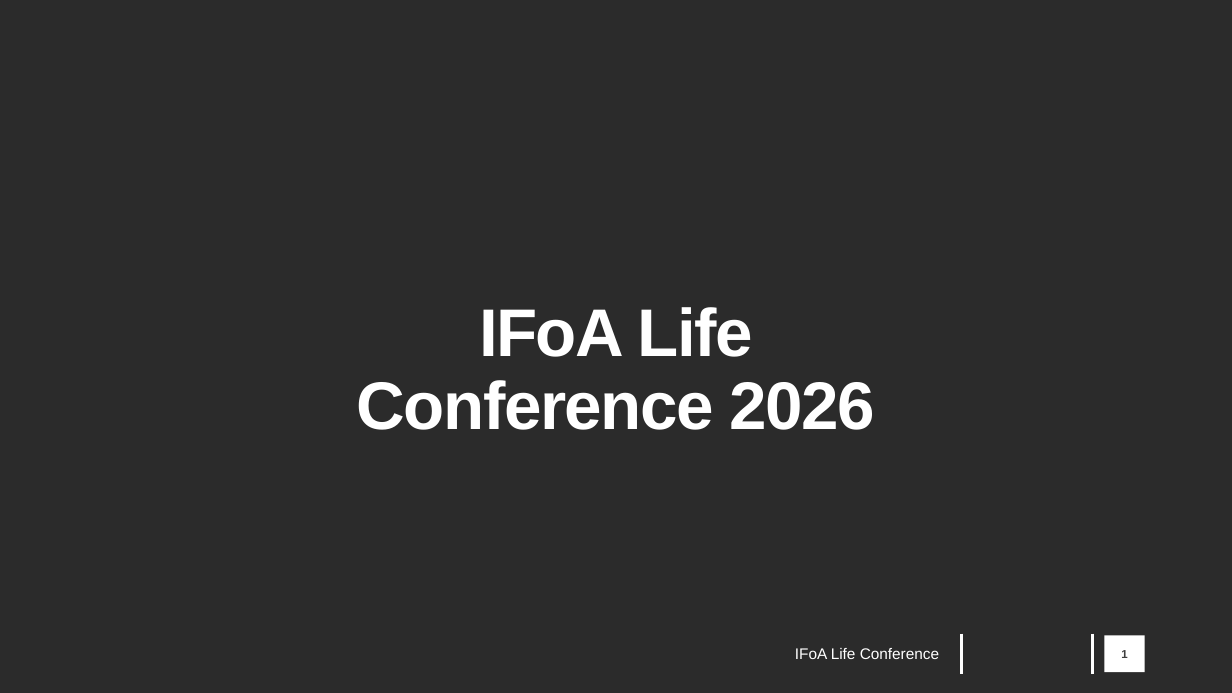
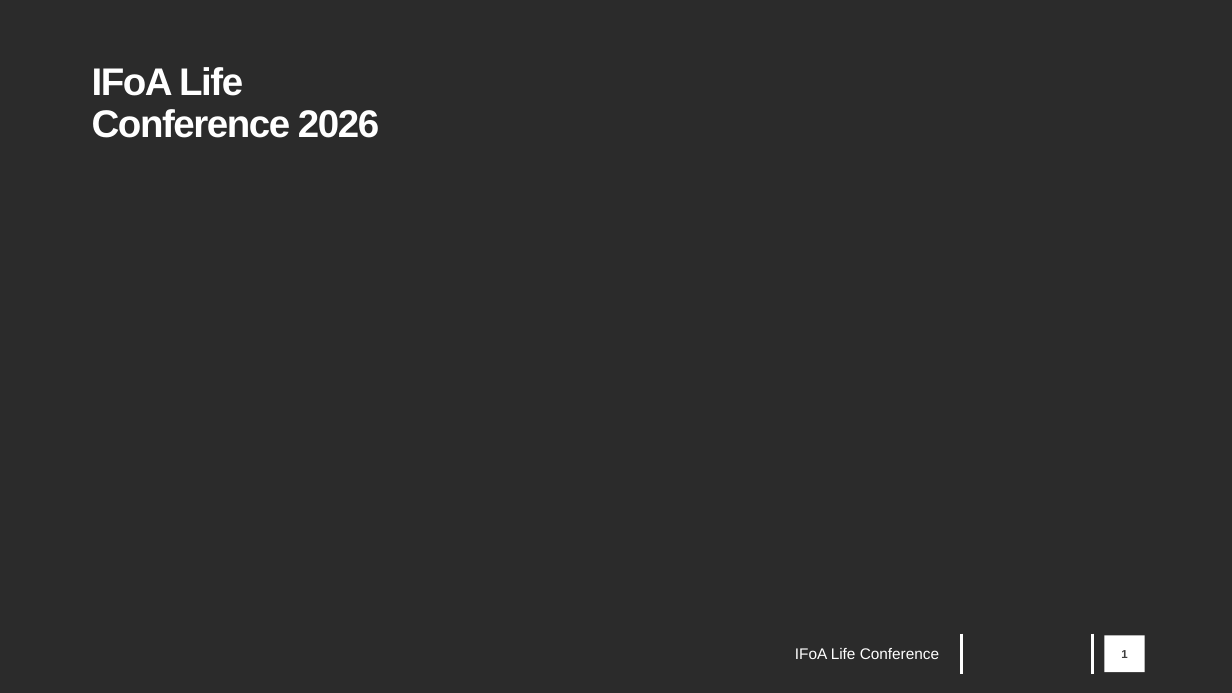
Before and after one commit to JonMinton/economic_inactivity, a slide deck: slide 1 of presentations/ifoa/ifoa_life_reference.pptx. Drawn at 1232x693 pixels with LibreOffice and Linux fonts; fonts in the diff are those of the drawing; background and template pictures are left out; a plain dark background stands for a picture behind light text. Boxes give left, top, right and bottom in pixels: in the first picture for what was removed or moved away, otherwise in the second. Text is boxed around its words. In the diff, an @@ line names an element or a change of style, - is before the commit and + after.

```diff
--- a/presentations/ifoa/ifoa_life_reference.pptx
+++ b/presentations/ifoa/ifoa_life_reference.pptx
@@ title "IFoA Life Conference 2026" moved from (x1=357, y1=307, x2=876, y2=430) to (x1=92, y1=67, x2=379, y2=138) @@
@@ title "IFoA Life Conference 2026" at (x1=92, y1=67, x2=379, y2=138): size 70 to 40 pt @@
```
Also in this commit, not shown: 2 other files.
